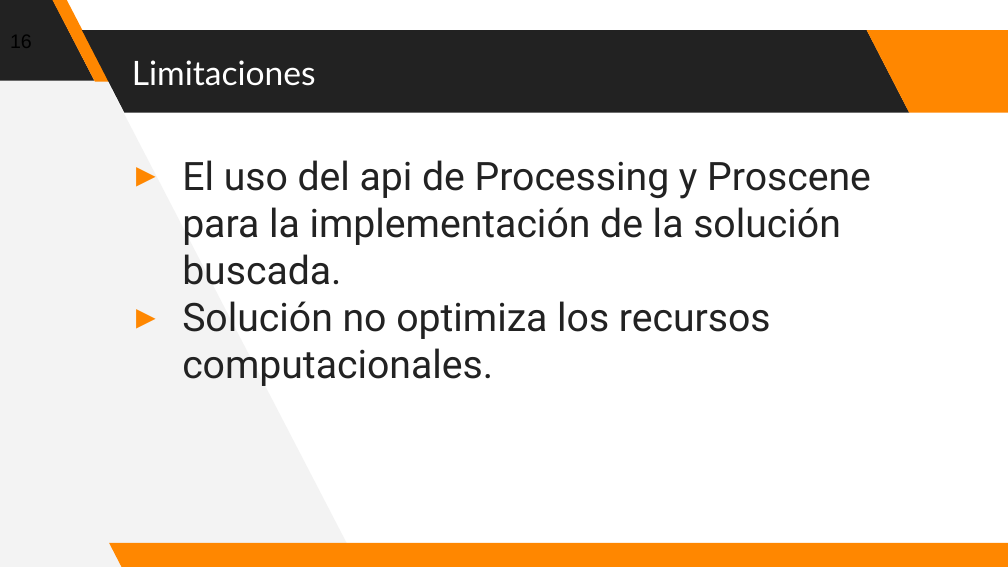
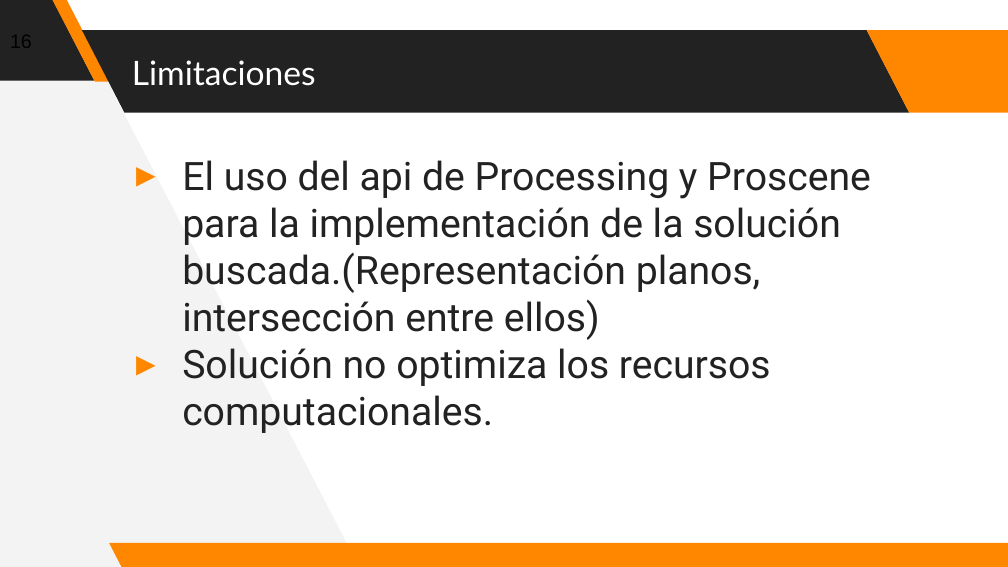
Before and after one commit to mballen-1/Warnock_implementation_Processing, a slide deck: slide 16 of Presentation_Warnock.pptx. Drawn at 1008x567 pixels with LibreOffice and Linux fonts; fonts in the diff are those of the drawing. Boxes give left, top, right and bottom in pixels: in the first picture for what was removed or moved away, otherwise in the second. Text is boxed around its words. In the diff, an @@ line names an element or a change of style, - is before the commit and + after.

```diff
--- a/Presentation_Warnock.pptx
+++ b/Presentation_Warnock.pptx
@@ text at box(182, 160, 871, 340): text changed @@
-▸ El uso del api de Processing y Proscene para la implementación de la solución buscada.
+▸ El uso del api de Processing y Proscene para la implementación de la solución buscada.(Representación planos, intersección entre ellos)
```
Also in this commit, not shown: 2 other files.
